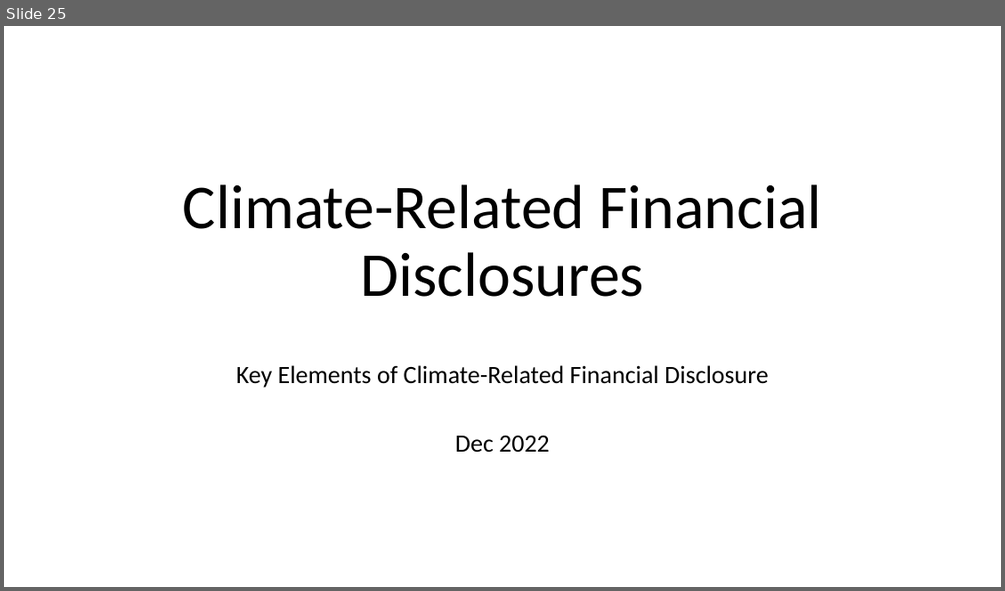
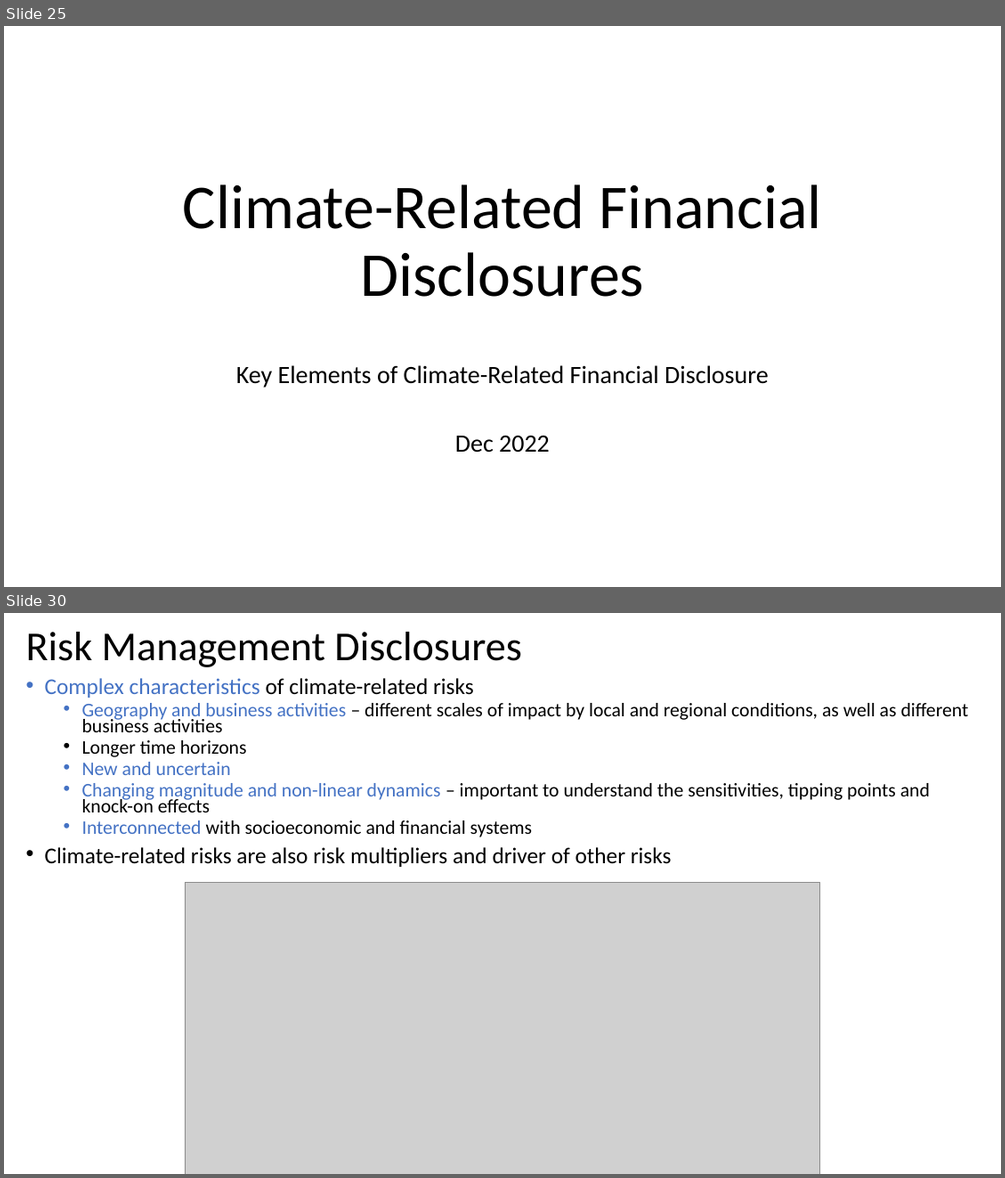
Before and after one commit to gowestyang/finance, a slide deck: 2022_tcfd-knowledge-hub/202212_tcfd-knowledge-hub.pptx. Shown one above the other, each under a label of ours: slide 25 before the commit, slides 25 and 30 after it; the slides between them are not shown. The pictures are 1005x591 and 1005x1178 pixels, drawn with LibreOffice and Linux fonts; fonts in the diff are those of the drawing; grey boxes stand for pictures. Boxes give left, top, right and bottom in pixels: in the first picture for what was removed or moved away, otherwise in the second. Text is boxed around its words. In the diff, an @@ line names an element or a change of style, - is before the commit and + after.

```diff
--- a/2022_tcfd-knowledge-hub/202212_tcfd-knowledge-hub.pptx
+++ b/2022_tcfd-knowledge-hub/202212_tcfd-knowledge-hub.pptx
@@ slide 30 added at bbox=[4, 613, 1001, 1174], background #FFFFFF @@
@@ title added at bbox=[26, 632, 521, 667], 39.6 pt, text #000000 @@
+Risk Management Disclosures
@@ text added at bbox=[45, 678, 969, 867], 18.6 pt, text #000000 @@
+• Complex characteristics of climate-related risks
+  • Geography and business activities – different scales of impact by local and regional conditions, as well as different business activities
+  • Longer time horizons
+  • New and uncertain
+  • Changing magnitude and non-linear dynamics – important to understand the sensitivities, tipping points and knock-on effects
+  • Interconnected with socioeconomic and financial systems
+• Climate-related risks are also risk multipliers and driver of other risks
@@ picture added at bbox=[185, 882, 821, 1174] @@
```
Also in this commit, not shown: 2 slides changed, 16 other slides added, 2 slides removed, 1 other file.
